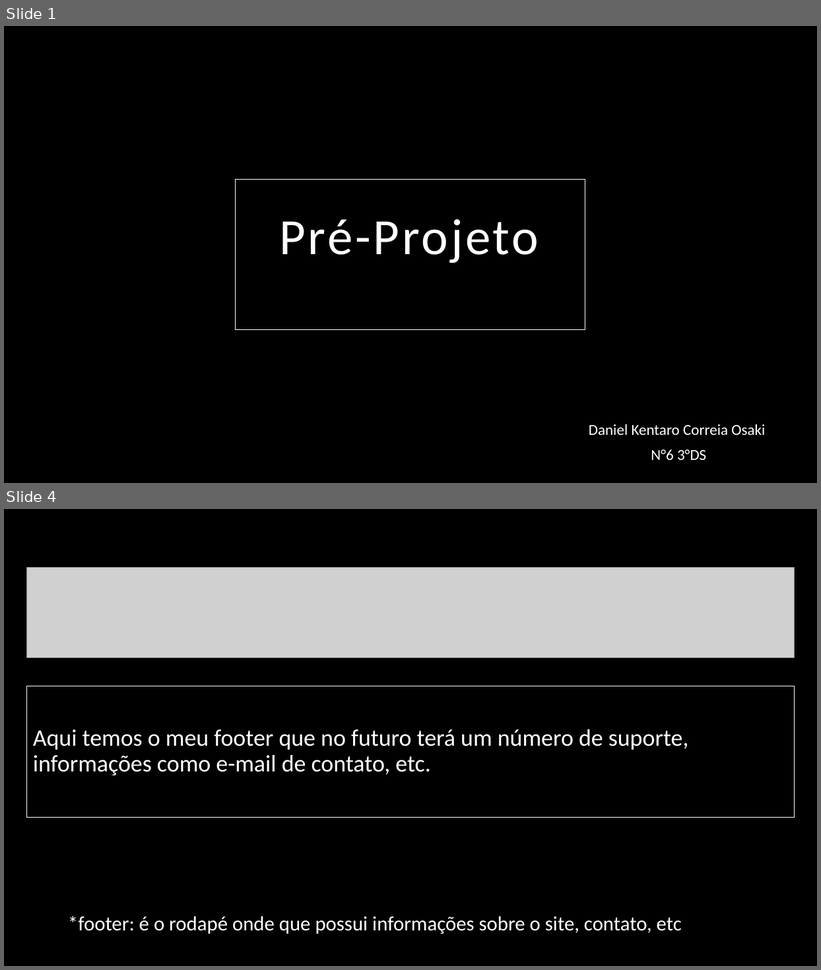
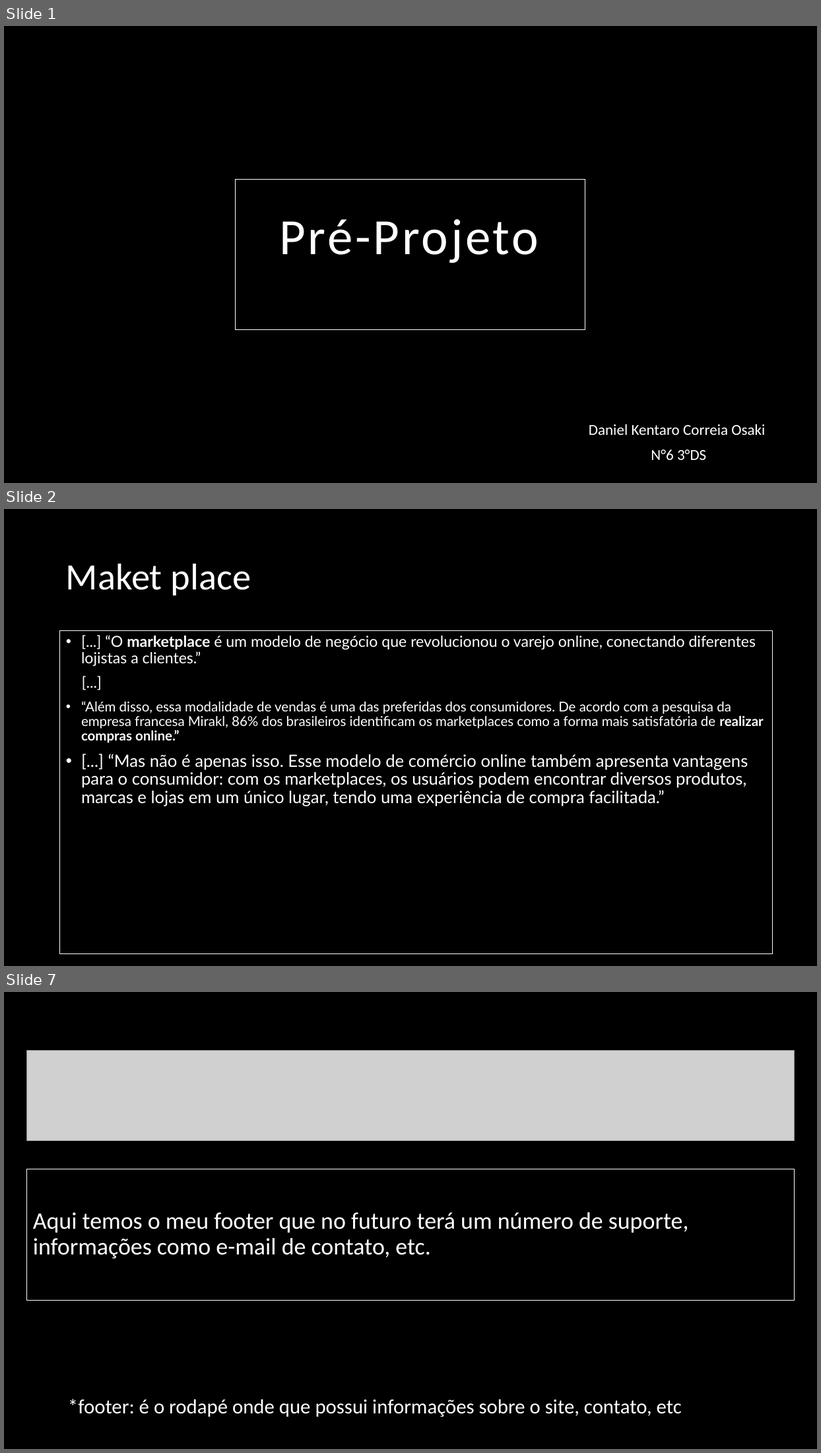
Before and after one commit to DANIELKENTARO/3-ano-analise, a slide deck: Pré-Projeto.pptx. Shown one above the other, each under a label of ours: slides 1 and 4 before the commit, slides 1, 2 and 7 after it; the slides between them are not shown. The pictures are 821x970 and 821x1453 pixels, drawn with LibreOffice and Linux fonts; fonts in the diff are those of the drawing; grey boxes stand for pictures. Boxes give left, top, right and bottom in pixels: in the first picture for what was removed or moved away, otherwise in the second. Text is boxed around its words. In the diff, an @@ line names an element or a change of style, - is before the commit and + after.

```diff
--- a/Pré-Projeto.pptx
+++ b/Pré-Projeto.pptx
@@ slide 2 added at <box>4,509,817,966</box>, background #000000 @@
@@ title added at <box>66,563,251,595</box>, 44 pt, text #FFFFFF @@
+Maket place
@@ text added at <box>60,631,773,955</box>, fill #000000, outline #FFFFFF 0.75 pt, 20 pt, text #FFFFFF @@
+• [...] “O marketplace é um modelo de negócio que revolucionou o varejo online, conectando diferentes lojistas a clientes.”
+[...]
+• “Além disso, essa modalidade de vendas é uma das preferidas dos consumidores. De acordo com a pesquisa da empresa francesa Mirakl, 86% dos brasileiros identificam os marketplaces como a forma mais satisfatória de realizar compras online.”
+• [...] “Mas não é apenas isso. Esse modelo de comércio online também apresenta vantagens para o consumidor: com os marketplaces, os usuários podem encontrar diversos produtos, marcas e lojas em um único lugar, tendo uma experiência de compra facilitada.”
@@ what was slide 4 is now slide 7 @@
```
Also in this commit, not shown: 3 slides changed, 4 other slides added, 1 slide removed.
